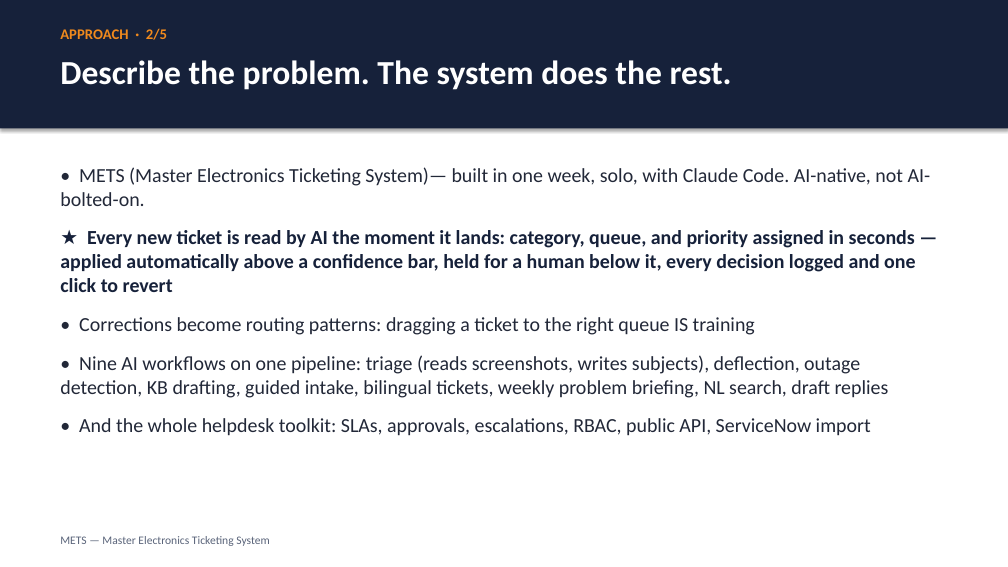
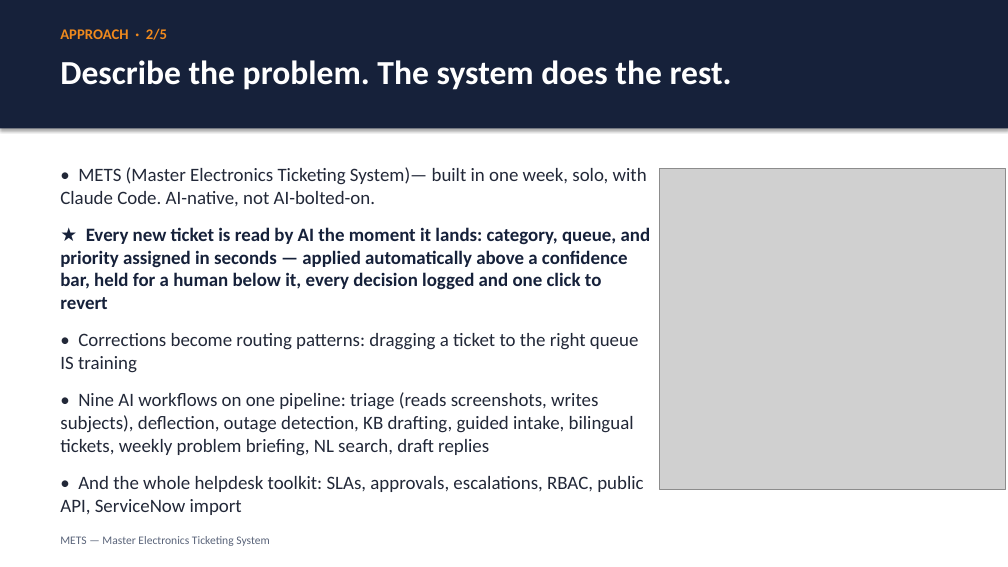
Before and after one commit to justin-rh/mets, a slide deck: slide 2 of docs/DECK.pptx. Drawn at 1008x567 pixels with LibreOffice and Linux fonts; fonts in the diff are those of the drawing; grey boxes stand for pictures. Boxes give left, top, right and bottom in pixels: in the first picture for what was removed or moved away, otherwise in the second. Text is boxed around its words. In the diff, an @@ line names an element or a change of style, - is before the commit and + after.

```diff
--- a/docs/DECK.pptx
+++ b/docs/DECK.pptx
@@ text "• METS (Master Electronics Ticketing ..." at (60, 167, 651, 515): size 19 to 18 pt @@
@@ picture added at (659, 169, 1006, 490) @@
```
Also in this commit, not shown: 4 other slides changed, 1 other file.
